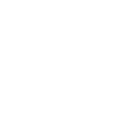
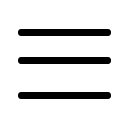
Two versions of the same layered image (128x128). Layer-by-layer changes:
added layer "直线 1 拷贝 4" above "直线 1 拷贝 3" over left=18, top=29, right=111, bottom=36
renamed "直线 1 拷贝" to "直线 1 拷贝 3", painted on it over left=18, top=57, right=111, bottom=64
painted on "直线 1 拷贝 2" over left=18, top=92, right=111, bottom=99
removed layer "直线 1" over left=25, top=35, right=103, bottom=36
